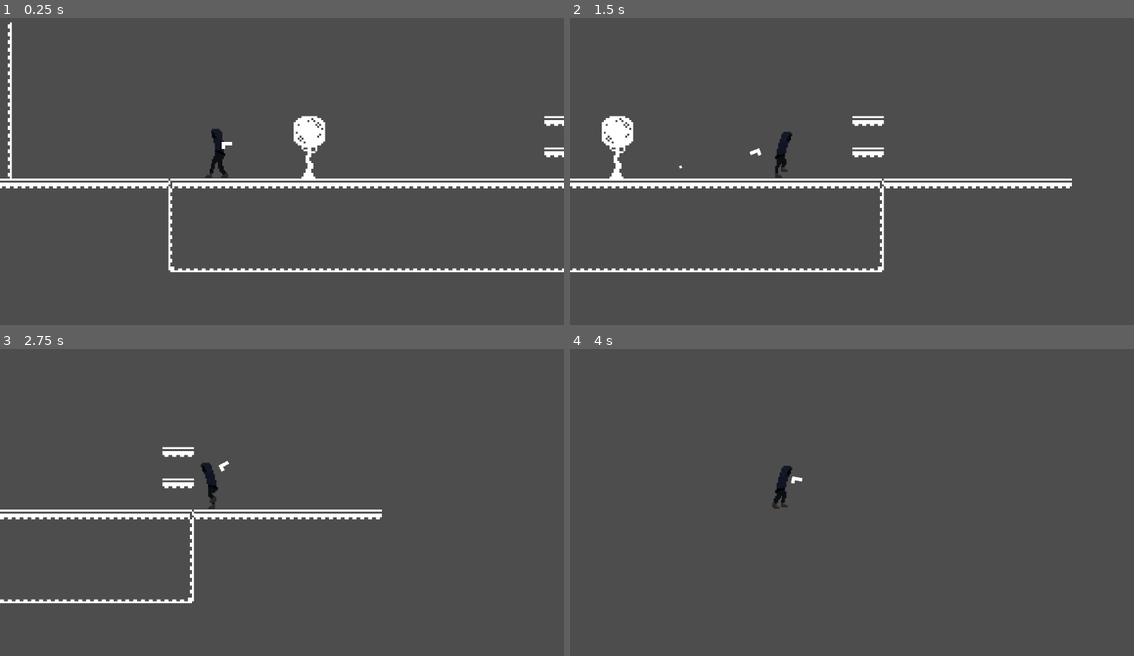
Above: before the commit, frames 1-4 (two rows, left to right).
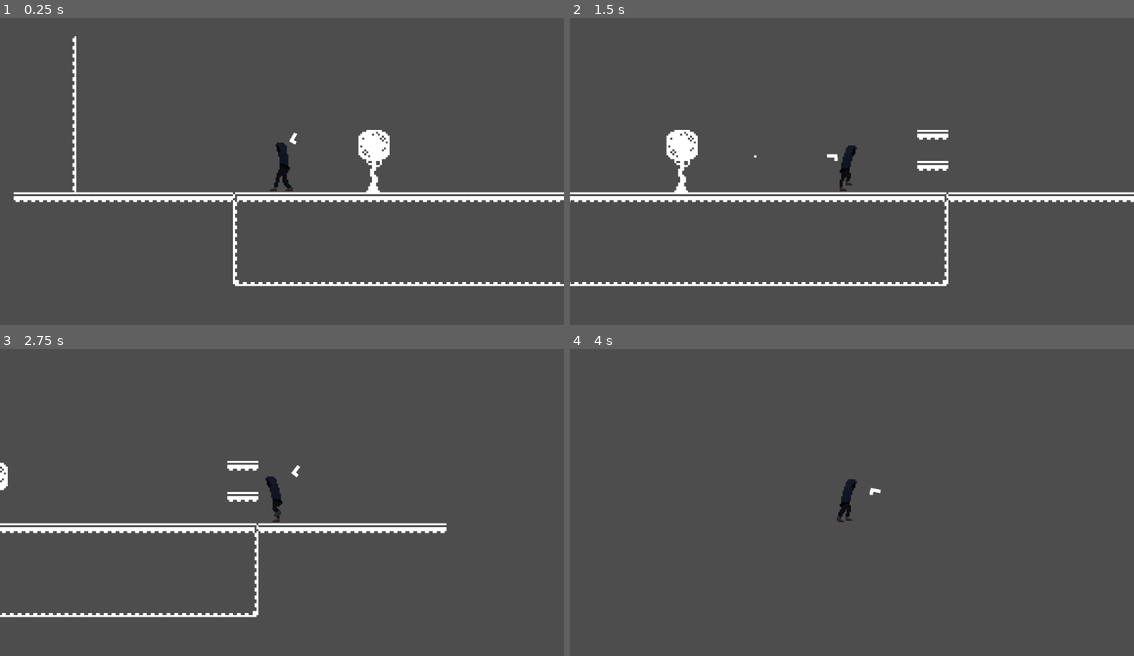
Above: after the commit, the same moments.

Repository: CarsonDecker24/2D-Platformer
Game: Godot game, scene res://level_1.tscn
Same seed, same stepped clock (60 frames per second), same inputs: the game is played once before the commit and once after it.
Inputs (mouse positions are in pixels of both pictures, inside the frame that each line leads up to):
- Up to frame 1 (0.25 s): no input
- Up to frame 2 (1.5 s): tap Enter at 0.5 s; move the mouse to (976, 150) at 0.52 s; hold W (jump) 0.53-1.28 s; hold D (move_right) from 0.53 s (still down); move the mouse to (739, 183) at 1.27 s; click (739, 183) at 1.35 s
- Up to frame 3 (2.75 s): tap W (jump) at 1.52, 1.55, 1.82 s; move the mouse to (338, 428) at 2.02 s; release D (move_right) at 2.03 s; hold A (move_left) from 2.03 s (still down); hold W (jump) from 2.03 s (still down); tap Shift (shift) at 2.1 s
- Up to frame 4 (4 s): move the mouse to (823, 560) at 2.77 s; release A (move_left) at 2.78 s; release W (jump) at 2.78 s; hold D (move_right) from 2.78 s (still down); tap W (jump) at 2.85, 3.02, 3.32 s; move the mouse to (1021, 545) at 3.52 s; hold W (jump) from 3.53 s (still down); click (1021, 545) at 3.6 s

The runs differ from the first frame. In frame 1, 9.1% of the frame differs, in the area x 0-100%, y 1-88%; in frame 2, 8.6%; in frame 3, 6.0%; in frame 4, 0.5%.
Error after the commit: Invalid access to property or key 'velocity' on a base object of type 'Node2D (level_1.gd)'. (res://Player.gd:93)

Commit message:
stephen

Diff:
--- a/AnimatedSprite2D.gd
+++ b/AnimatedSprite2D.gd
@@ -7,89 +7,150 @@
 var current = "idle"
 var frameHolder=0
 var facing = "right"
-
+var fallTest= 0.00
 
 # Called every frame. 'delta' is the elapsed time since the previous frame.
 func _process(delta):
 
-	#makes the player turn around if they where facing the other way before
+	#IDLE STATE=====================================================================================
 	if current == "idle":
+
+		#if they are FACING LEFT and start to MOVE LEFT=============================================
 		if Input.is_action_pressed("move_left") and facing == "left":
 			current = "windupRightWalk"
 			play("windupRightWalk")
-		if Input.is_action_pressed("move_right") and facing == "right":
+
+		#if they are FACING RIGHT and start to MOVE RIGHT===========================================
+		elif Input.is_action_pressed("move_right") and facing == "right":
 			current = "windupRightWalk"
 			play("windupRightWalk")
+
+		#if they are FACING LEFT and start to MOVE RIGHT===========================================
 		elif Input.is_action_pressed("move_right") and facing=="left":
 			_quickturn()
 			play("turnIdle")
 			current="playThenWind"
+
+		#if they are FACING RIGHT and start to MOVE LEFT============================================
 		elif Input.is_action_pressed("move_left") and facing=="right":
 			_quickturn()
 			play("turnIdle")
 			current = "playThenWind"
 
+		#if they JUMP
+		elif Input.is_action_pressed("jump"):
+			current = "jumpIdleRight"
+			play("jumpIdleRight")
+
+
+
+	#USED TO FINISH THE CURRENT ANIMATION, THEN START WALKING
 	elif current== "playThenWind" and is_playing()==false:
 		current="windupRightWalk"
 		play("windupRightWalk")
 
 
-
+	#JUMPING UP STATE==============================================================================
+	if current == "jumpIdleRight":
+
+		#if the player IS FALLING use the FALLING ANIMATION FRAME
+		if fallTest-global_position.y<0 and not fallTest-global_position.y<-20:
+			current = "fallslowRight"
+			play("slowFallRight")
+
+		#reset the fallTest variable
+		fallTest=global_position.y
+
+
+	#FALLING STATE================================================================================
+	if current == "fallslowRight":
+
+		#if the PLAYER IS ON THE FLOOR, go back to the IDLE STATE
+		if get_parent().is_on_floor()==true:
+			play("idle")
+			current="idle"
+
+	#there are specific  functions for whether or not the player is facing left or right===========
 	if facing=="right":
 		_facingRight()
 	else:
 		_facingLeft()
 
 
-
+#this function FLIPS the PLAYER====================================================================
 func _quickturn():
-	#flips the player
+
+	#if they are FACING RIGHT, then TURN LEFT
 		if facing=="right":
 			flip_h=true
 			facing="left"
 
+		#if they are FACING LEFT, then TURN RIGHT
 		elif facing=="left":
 			flip_h=false
 			facing="right"
 
+
+#this function runs when the PLAYER is FACING RIGHT
 func _facingRight():
+
+	#WINDUP TO THE WALK STATE ======================================================================
 	if current == "windupRightWalk":
-			if not Input.is_action_pressed("move_right"):
-				current = "playThenIdle"
-				frameHolder=frame
-				play_backwards("windupRightWalk")
-				set_frame_and_progress(frame,0.00)
-			elif Input.is_action_pressed("move_right") and is_playing()==false:
-				play("walkingRight")
-				current = "walkingRight"
-			elif Input.is_action_just_pressed("move_left"):
-				play("skidGoingRight")
-				current = "skidRight"
-			elif is_playing()==false and not Input.is_action_pressed("move_right"):
-				current = "playThenIdle"
-				frameHolder=frame
-				play_backwards("windupRightWalk")
-				set_frame_and_progress(frame,0.00)
-
-	#if the player is walking right=====================================================
-	elif current == "walkingRight" :
+
+		#if the PLAYER stops MOVING RIGHT before the RIGHT WALK CYCLE plays=========================
+		if not Input.is_action_pressed("move_right"):
+			current = "playThenIdle"
+			frameHolder=frame
+			play_backwards("windupRightWalk")
+			set_frame_and_progress(frame,0.00)
+
+		#if the WINDUP ANIMATION is DONE, then START the WALKCYCLE==================================
+		elif Input.is_action_pressed("move_right") and is_playing()==false:
+			play("walkingRight")
+			current = "walkingRight"
+
+		#if the PLAYER starts to MOVE LEFT instead of MOVING RIGHT=================================
+		elif Input.is_action_just_pressed("move_left"):
+			play("skidGoingRight")
+			current = "skidRight"
+
+		#if the PLAYER stops MOVING before the WALKING CYCLE starts================================
+		elif is_playing()==false and not Input.is_action_pressed("move_right"):
+			current = "playThenIdle"
+			frameHolder=frame
+			play_backwards("windupRightWalk")
+			set_frame_and_progress(frame,0.00)
+
+
+	#if the player is walking right=================================================================
+	elif current == "walkingRight":
+
+
 		if Input.is_action_just_pressed("move_left"):
 			current= "skidRight"
 			play("skidRight")
 		elif not Input.is_action_pressed("move_right"):
-			play("windupRightWalk")
-			current = "windupRightWalk"
+			play("unwindRightWalk")
+			current = "skidThenIdle"
 		elif Input.is_action_just_pressed("shift"):
 			#play windupRightRun
 			#current = "windupRightRun"
 			print("play run windup")
 
-	#if the player is stopping during the starting to walk animation=========================================
+	if current == "skidThenIdle":
+		if Input.is_action_pressed("move_left"):
+			play("turnLeftSkid")
+			current = "turnLeftSkid"
+		elif is_playing()==false:
+			current = "idle"
+			play("idle")
+
+	#if the player is stopping during the starting to walk animation===============================
 	elif current=="playThenIdle" and is_playing()==false:
 			play("idle")
 			current = "idle"
 
-	#if the player is skidding to the right=====================================================
+	#if the player is skidding to the right========================================================
 	elif current=="skidRight":
 		if get_parent().activemovespeed>0:
 			play("skidingRight")
@@ -134,12 +195,21 @@
 			current= "skidRight"
 			play("skidRight")
 		elif not Input.is_action_pressed("move_left"):
-			play("windupRightWalk")
-			current = "windupRightWalk"
+			play("unwindRightWalk")
+			current = "skidThenIdle"
 		elif Input.is_action_just_pressed("shift"):
 			#play windupRightRun
 			#current = "windupRightRun"
 			print("play run windup")
+
+	if current == "skidThenIdle":
+		if Input.is_action_pressed("move_right"):
+			play("turnLeftSkid")
+			current = "turnLeftSkid"
+		elif is_playing()==false:
+			current = "idle"
+			play("idle")
+
 
 	#if the player is stopping during the starting to walk animation=========================================
 	elif current=="playThenIdle" and is_playing()==false:
--- a/Player.gd
+++ b/Player.gd
@@ -90,7 +90,7 @@
 	velocity.y = JUMP_VELOCITY
 
 	#CREATE VARIABLE HEIGHT JUMP
-
+	print(get_parent().velocity.y)
 func _wallslide(delta):
 	#Apply wall slide physics
 	velocity.y += 1000 * delta
--- a/player.tscn
+++ b/player.tscn
@@ -251,13 +251,13 @@
 shape = SubResource("CapsuleShape2D_upuir")
 
 [node name="Camera" type="Camera2D" parent="."]
-position = Vector2(37, 0)
+position = Vector2(4, -7)
 zoom = Vector2(4, 4)
 
 [node name="Reload" type="Timer" parent="."]
 
 [node name="Pivot" type="Node2D" parent="."]
-position = Vector2(-2, -11)
+position = Vector2(5, -12)
 
 [node name="Sprite2D" type="Sprite2D" parent="Pivot"]
 texture_filter = 1
Binary file added: Assets/player sprites/jump sprites/jumping0.png
Not shown, added: Assets/player sprites/jump sprites/jumping0.png.import
Binary file added: Assets/player sprites/jump sprites/jumping1.png
Not shown, added: Assets/player sprites/jump sprites/jumping1.png.import
Binary file added: Assets/player sprites/slow fall frame.png
Not shown, added: Assets/player sprites/slow fall frame.png.import
